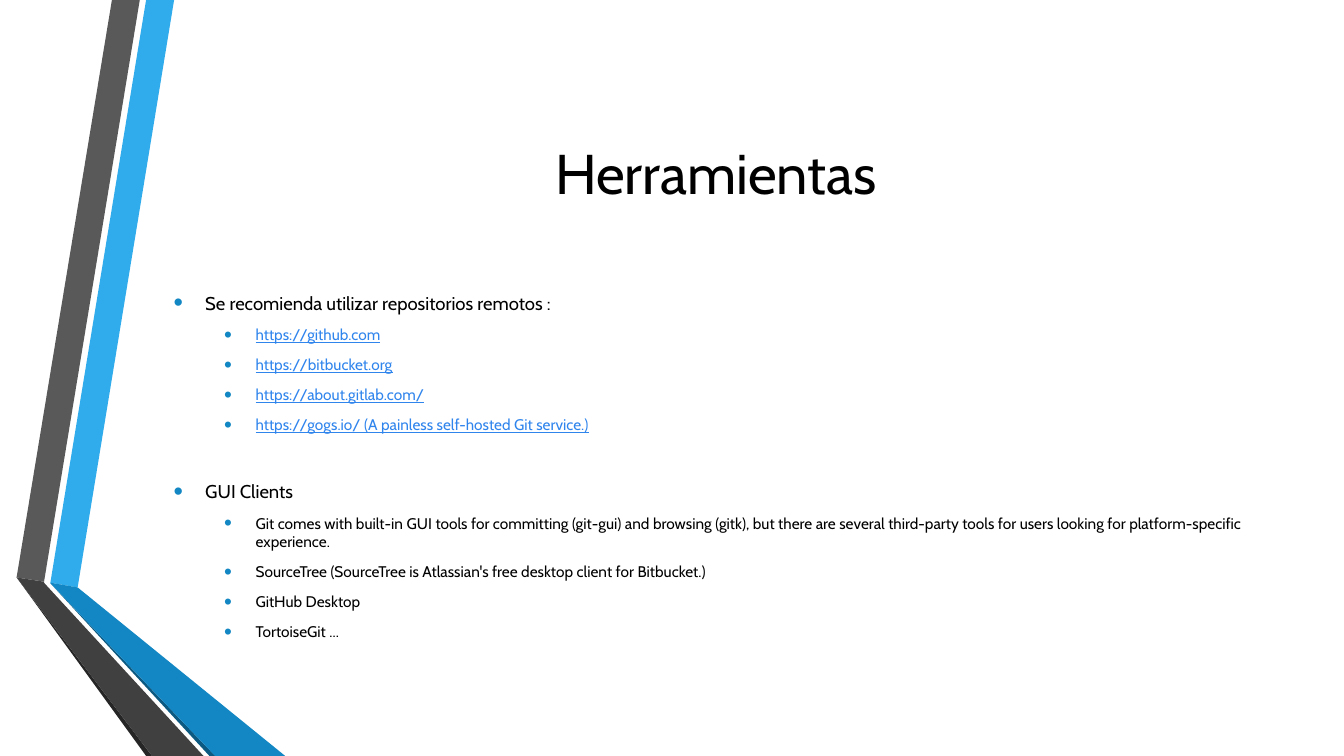
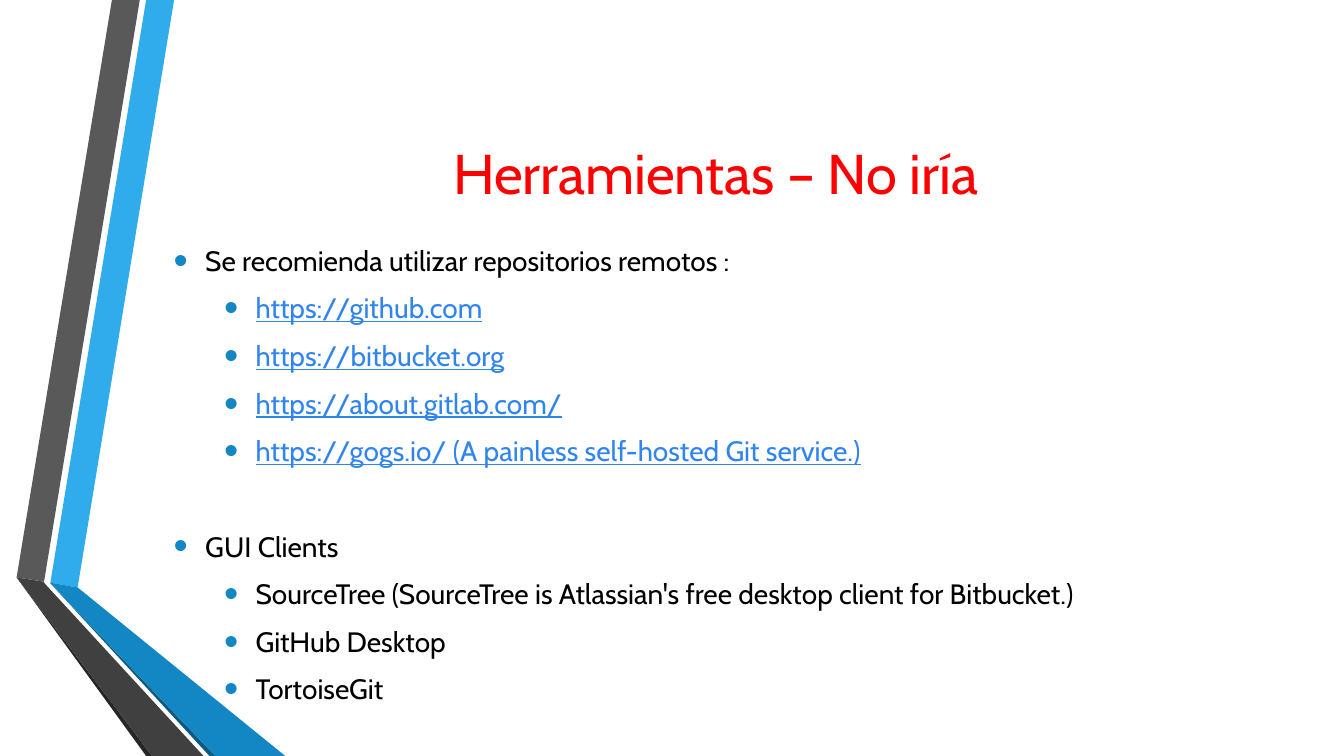
Before and after one commit to campus-digital/tutorialgit, a slide deck: slide 10 of documentos/Presentación3.pptx (slide 7 before the commit). Drawn at 1344x756 pixels with LibreOffice and Linux fonts; fonts in the diff are those of the drawing; background and template pictures are left out. Boxes give left, top, right and bottom in pixels: in the first picture for what was removed or moved away, otherwise in the second. Text is boxed around its words. In the diff, an @@ line names an element or a change of style, - is before the commit and + after.

```diff
--- a/documentos/Presentación3.pptx
+++ b/documentos/Presentación3.pptx
@@ title at [453,153,978,195]: text changed; text colour #000000 to #FF0000 @@
-Herramientas
+Herramientas – No iría
@@ text "Se recomienda utilizar repositorios remotos ...": place and size @@
-text "Se recomienda utilizar repositorios remotos ..." at [205,296,1241,637]
+text "Se recomienda utilizar repositorios remotos ..." at [205,250,1074,700]
@@ text at [205,250,1074,658]: size 13.2 to 20 pt in "Se recomienda utilizar repositorios remotos :", "GUI Clients"; size 11 to 20 pt in "https://github.com", "https://bitbucket.org", "https://about.gitlab.com/", "https://gogs.io/ (A painless self-hosted Git service.)" and 2 more places; more space between paragraphs @@
@@ text at [256,517,1241,551]: paragraph removed @@
-  • Git comes with built-in GUI tools for committing (git-gui) and browsing (gitk), but there are several third-party tools for users looking for platform-specific experience.
@@ text at [256,679,384,700]: text changed; size 11 to 20 pt @@
-  • TortoiseGit ...
+  • TortoiseGit
```
Also in this commit, not shown: 7 other slides changed, 5 slides added.
